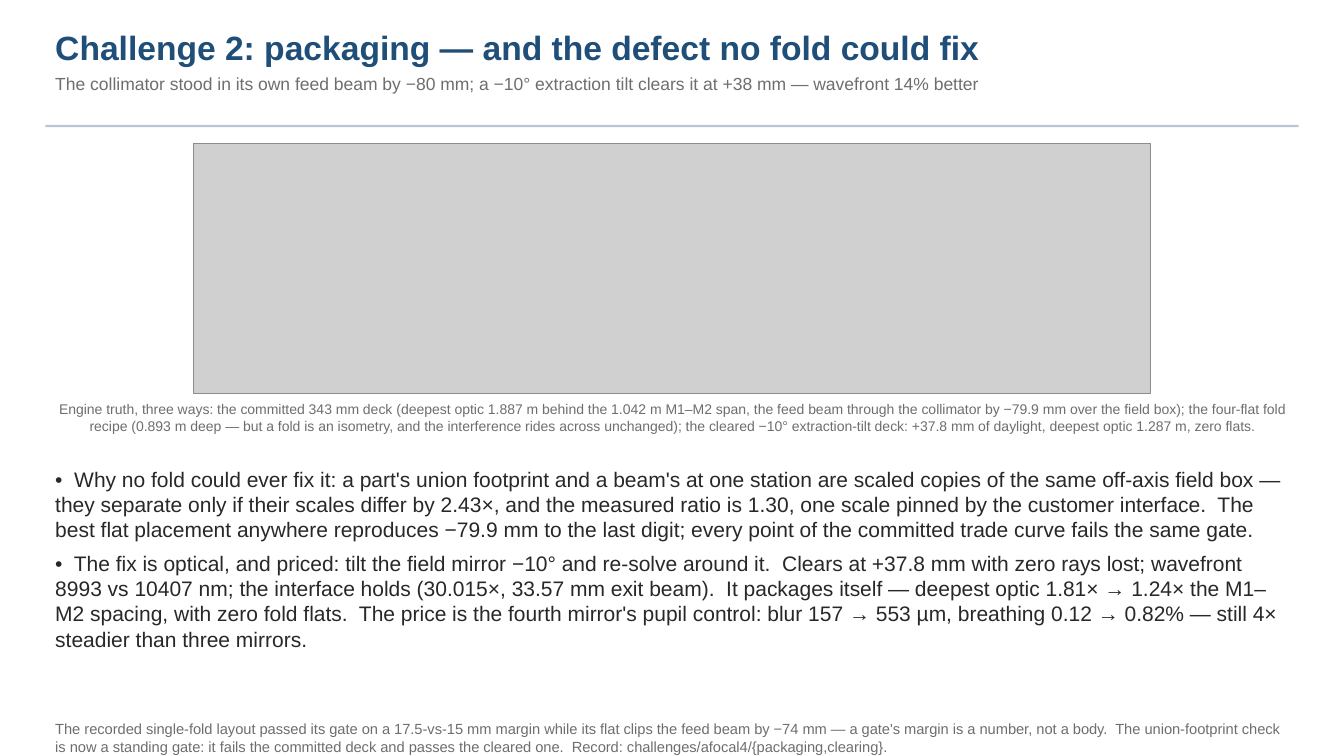
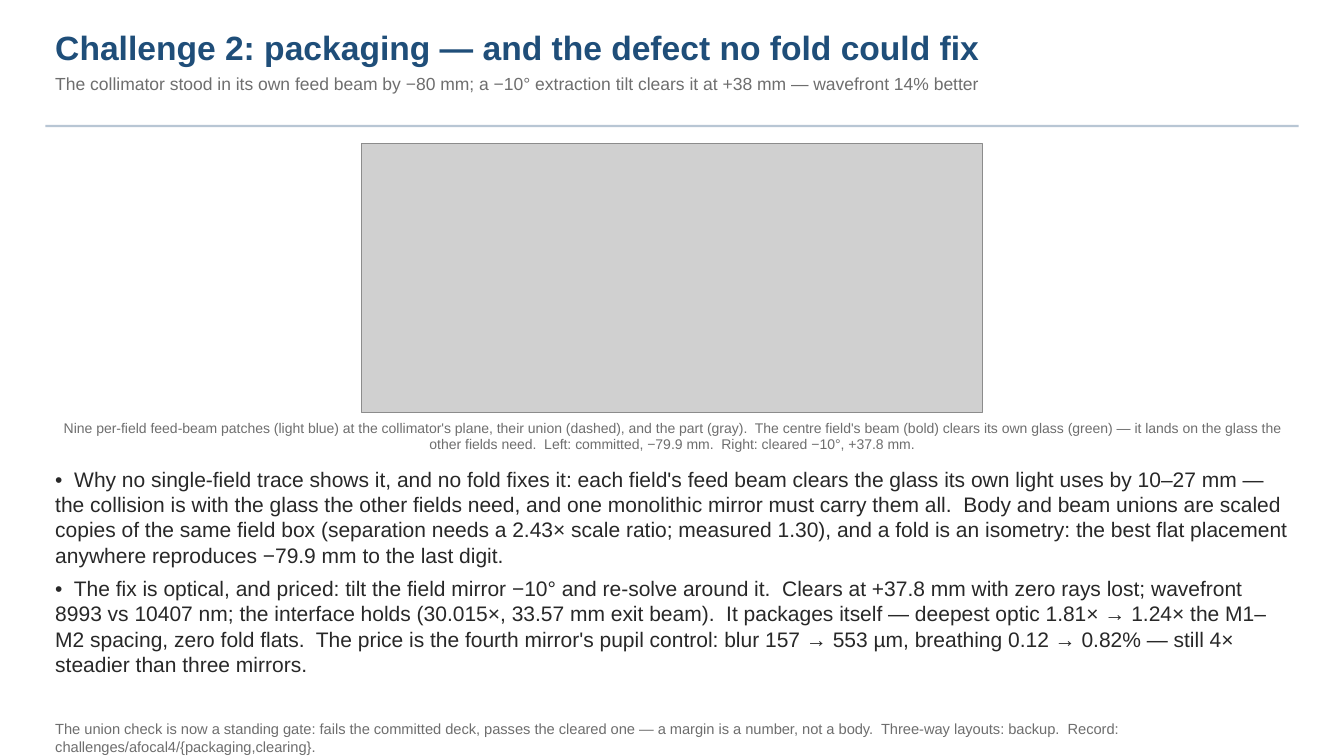
Before and after one commit to nasa-jpl/macos, a slide deck: slide 13 of demo_session/baseline_pass3.pptx. Drawn at 1344x756 pixels with LibreOffice and Linux fonts; fonts in the diff are those of the drawing; grey boxes stand for pictures. Boxes give left, top, right and bottom in pixels: in the first picture for what was removed or moved away, otherwise in the second. Text is boxed around its words. In the diff, an @@ line names an element or a change of style, - is before the commit and + after.

```diff
--- a/demo_session/baseline_pass3.pptx
+++ b/demo_session/baseline_pass3.pptx
@@ picture: place and size @@
-picture at bbox=[194, 143, 1150, 394]
+picture at bbox=[362, 143, 982, 412]
@@ text at bbox=[64, 423, 1281, 452]: text changed @@
-Engine truth, three ways: the committed 343 mm deck (deepest optic 1.887 m behind the 1.042 m M1–M2 span, the feed beam through the collimator by −79.9 mm over the field box); the four-flat fold recipe (0.893 m deep — but a fold is an isometry, and the interference rides across unchanged); the cleared −10° extraction-tilt deck: +37.8 mm of daylight, deepest optic 1.287 m, zero flats.
+Nine per-field feed-beam patches (light blue) at the collimator's plane, their union (dashed), and the part (gray). The centre field's beam (bold) clears its own glass (green) — it lands on the glass the other fields need. Left: committed, −79.9 mm. Right: cleared −10°, +37.8 mm.
@@ text at bbox=[55, 471, 1287, 672]: text changed @@
-• Why no fold could ever fix it: a part's union footprint and a beam's at one station are scaled copies of the same off-axis field box — they separate only if their scales differ by 2.43×, and the measured ratio is 1.30, one scale pinned by the customer interface. The best flat placement anywhere reproduces −79.9 mm to the last digit; every point of the committed trade curve fails the same gate.
-• The fix is optical, and priced: tilt the field mirror −10° and re-solve around it. Clears at +37.8 mm with zero rays lost; wavefront 8993 vs 10407 nm; the interface holds (30.015×, 33.57 mm exit beam). It packages itself — deepest optic 1.81× → 1.24× the M1–M2 spacing, with zero fold flats. The price is the fourth mirror's pupil control: blur 157 → 553 µm, breathing 0.12 → 0.82% — still 4× steadier than three mirrors.
+• Why no single-field trace shows it, and no fold fixes it: each field's feed beam clears the glass its own light uses by 10–27 mm — the collision is with the glass the other fields need, and one monolithic mirror must carry them all. Body and beam unions are scaled copies of the same field box (separation needs a 2.43× scale ratio; measured 1.30), and a fold is an isometry: the best flat placement anywhere reproduces −79.9 mm to the last digit.
+• The fix is optical, and priced: tilt the field mirror −10° and re-solve around it. Clears at +37.8 mm with zero rays lost; wavefront 8993 vs 10407 nm; the interface holds (30.015×, 33.57 mm exit beam). It packages itself — deepest optic 1.81× → 1.24× the M1–M2 spacing, zero fold flats. The price is the fourth mirror's pupil control: blur 157 → 553 µm, breathing 0.12 → 0.82% — still 4× steadier than three mirrors.
@@ text at bbox=[55, 723, 1119, 755]: text changed @@
-The recorded single-fold layout passed its gate on a 17.5-vs-15 mm margin while its flat clips the feed beam by −74 mm — a gate's margin is a number, not a body. The union-footprint check is now a standing gate: it fails the committed deck and passes the cleared one. Record: challenges/afocal4/{packaging,clearing}.
+The union check is now a standing gate: fails the committed deck, passes the cleared one — a margin is a number, not a body. Three-way layouts: backup. Record: challenges/afocal4/{packaging,clearing}.
```
Also in this commit, not shown: 1 other slide changed, 1 slide added, 6 other files.
